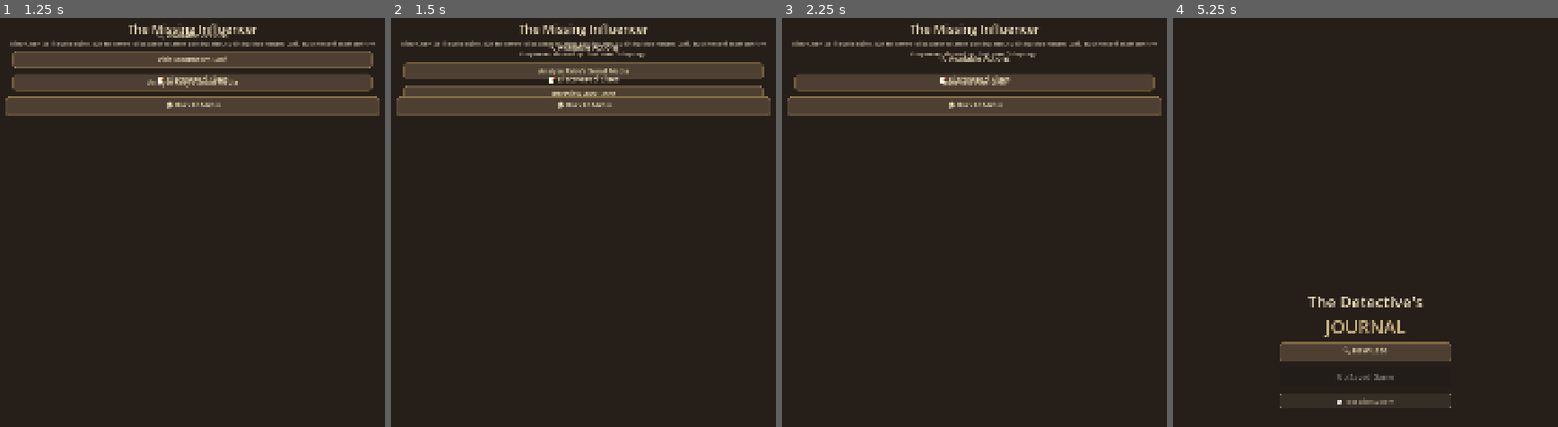
Above: before the commit, frames 1-4 (left to right).
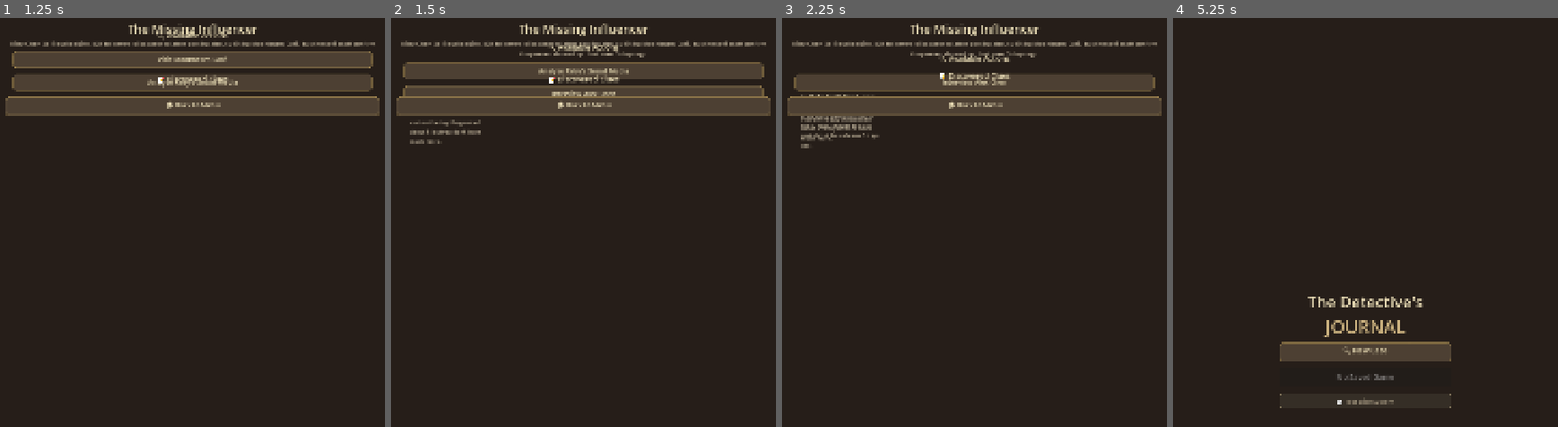
Above: after the commit, the same moments.

Repository: odhranhardy/detectivesjournal
Game: Godot game, scene res://scenes/main.tscn
Same seed, same stepped clock (60 frames per second), same inputs: the game is played once before the commit and once after it.
Inputs:
- Up to frame 1 (1.25 s): click "🔍 New Case" at 0.5 s
- Up to frame 2 (1.5 s): click "Visit Moonbeam Café" at 1.25 s
- Up to frame 3 (2.25 s): click "Analyze Riley's Social Media" at 2 s
- Up to frame 4 (5.25 s): click "Interview Alex Chen" at 2.75 s; click "Interview Alex Chen" at 3.5 s; click "Interview Alex Chen" at 4.25 s; click "🏠 Back to Menu" at 5 s

Frame 1 is identical in both runs. In frame 2, 0.3% of the frame differs, in the area x 4-24%, y 24-31%; in frame 3, 0.9%, in the area x 4-60%, y 13-32%; in frame 4, nothing differs.
Error before the commit: Invalid access to property or key 'theme_override_colors' on a base object of type 'Label'. (res://scripts/investigation/Investigation.gd:63)

Commit message:
fix: correct theme override syntax for label properties
Co-authored-by: aider (openrouter/anthropic/claude-sonnet-4) <aider@aider.chat>

Diff:
--- a/scripts/investigation/Investigation.gd
+++ b/scripts/investigation/Investigation.gd
@@ -60,16 +60,16 @@
 		# Clue title
 		var title_label = Label.new()
 		title_label.text = "🔍 " + clue_data.get("title", clue_id)
-		title_label.theme_override_colors.font_color = Color(0.9, 0.85, 0.7, 1)
-		title_label.theme_override_font_sizes.font_size = 18
+		title_label.add_theme_color_override("font_color", Color(0.9, 0.85, 0.7, 1))
+		title_label.add_theme_font_size_override("font_size", 18)
 		title_label.horizontal_alignment = HORIZONTAL_ALIGNMENT_LEFT
 		clue_vbox.add_child(title_label)
 
 		# Clue description
 		var desc_label = Label.new()
 		desc_label.text = clue_data.get("description", "No description available.")
-		desc_label.theme_override_colors.font_color = Color(0.8, 0.75, 0.65, 1)
-		desc_label.theme_override_font_sizes.font_size = 14
+		desc_label.add_theme_color_override("font_color", Color(0.8, 0.75, 0.65, 1))
+		desc_label.add_theme_font_size_override("font_size", 14)
 		desc_label.horizontal_alignment = HORIZONTAL_ALIGNMENT_LEFT
 		desc_label.autowrap_mode = TextServer.AUTOWRAP_WORD_SMART
 		clue_vbox.add_child(desc_label)
